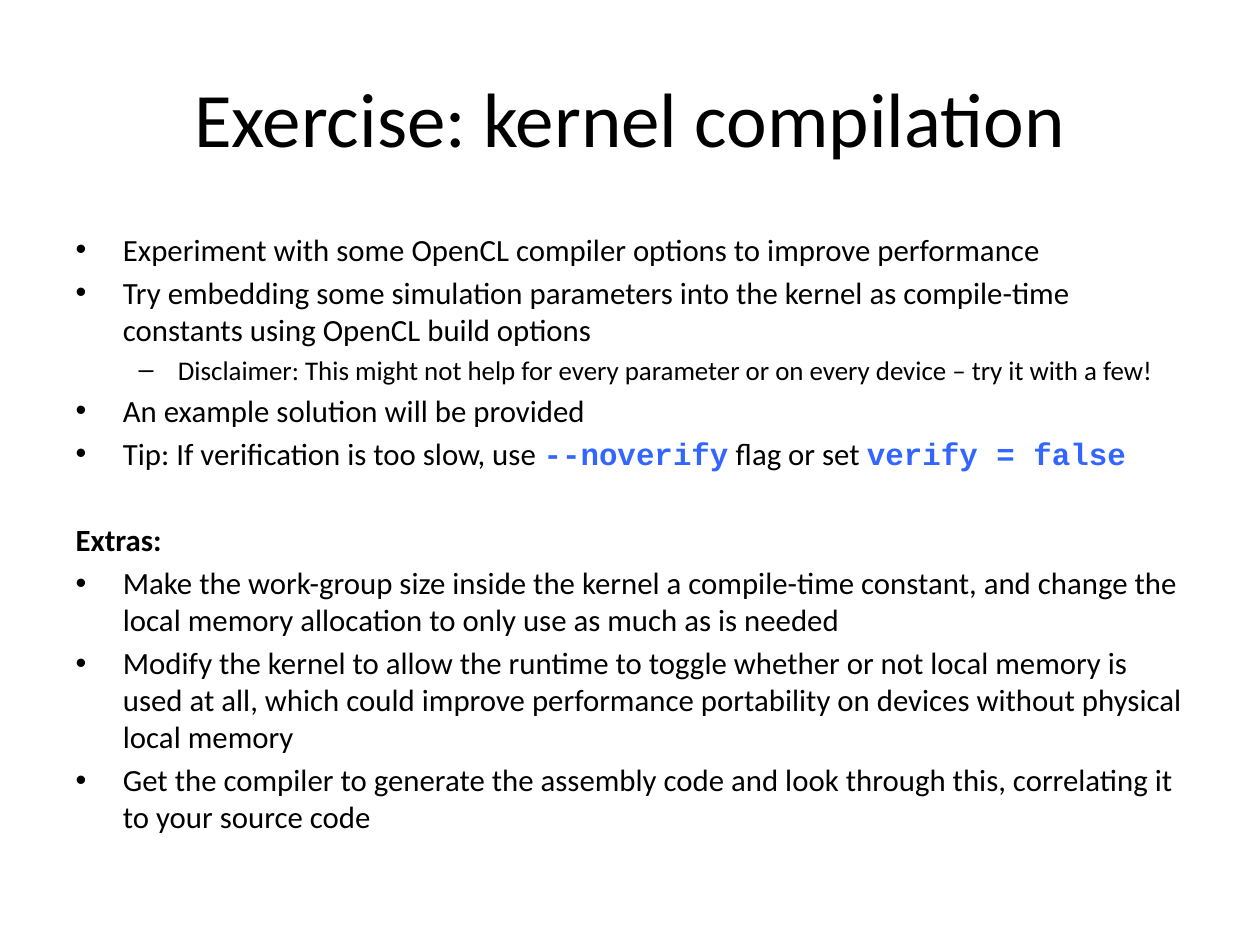
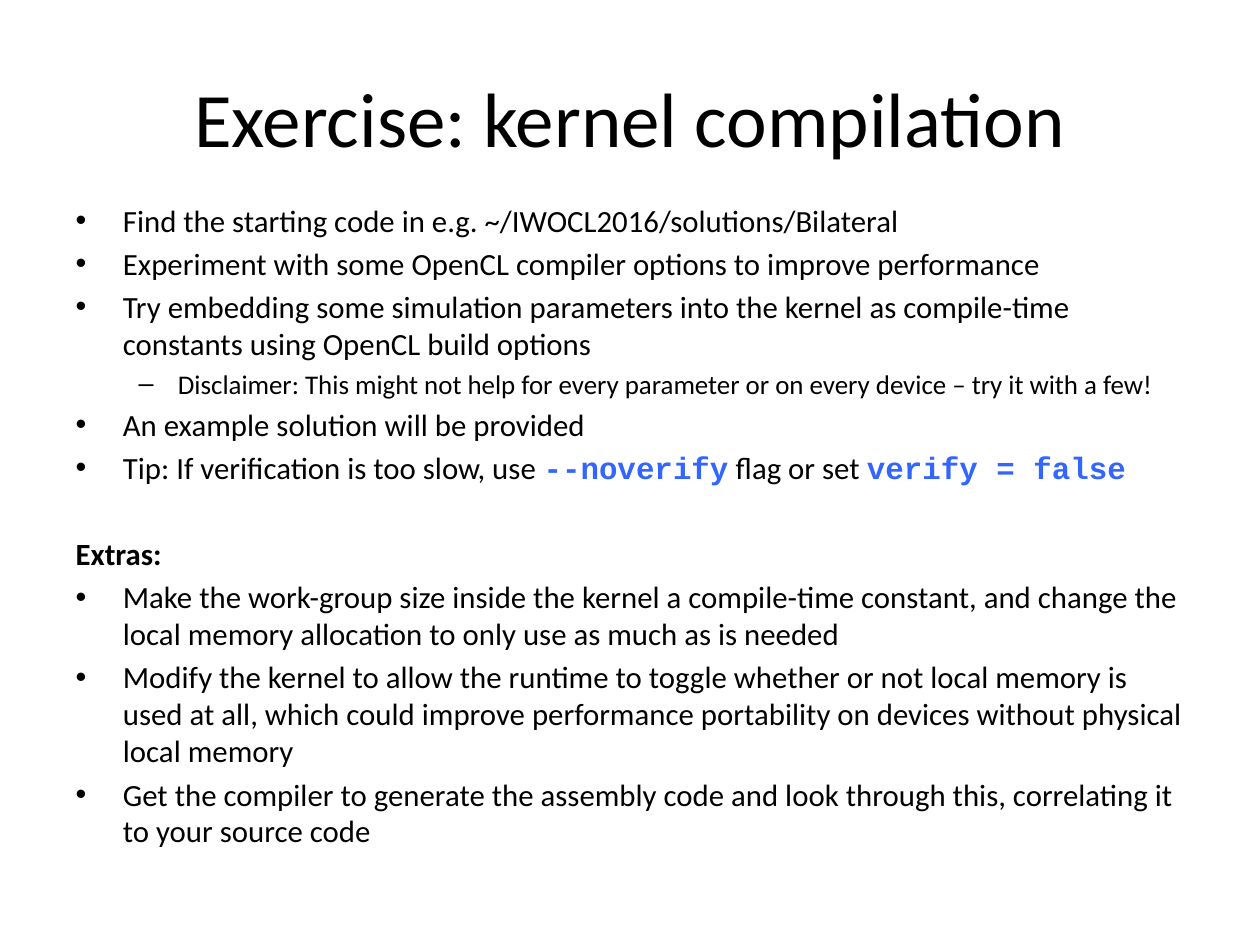
Before and after one commit to UoB-HPC/opencl-training-code, a slide deck: slide 22 of slides/advanced_part2.pptx. Drawn at 1260x945 pixels with LibreOffice and Linux fonts; fonts in the diff are those of the drawing. Boxes give left, top, right and bottom in pixels: in the first picture for what was removed or moved away, otherwise in the second. Text is boxed around its words. In the diff, an @@ line names an element or a change of style, - is before the commit and + after.

```diff
--- a/slides/advanced_part2.pptx
+++ b/slides/advanced_part2.pptx
@@ text "Find the starting code in ...": place and size @@
-text "Find the starting code in ..." at (76, 239, 1181, 833)
+text "Find the starting code in ..." at (76, 210, 1181, 847)
@@ text at (123, 210, 898, 238): paragraph added @@
+• Find the starting code in e.g. ~/IWOCL2016/solutions/Bilateral
```
Also in this commit, not shown: 1 other slide changed, 1 slide added.
